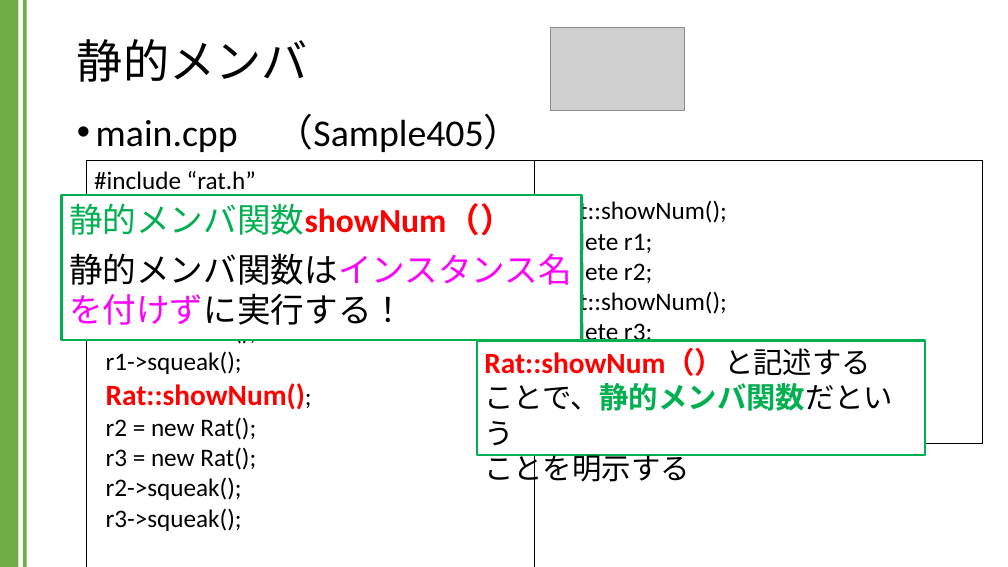
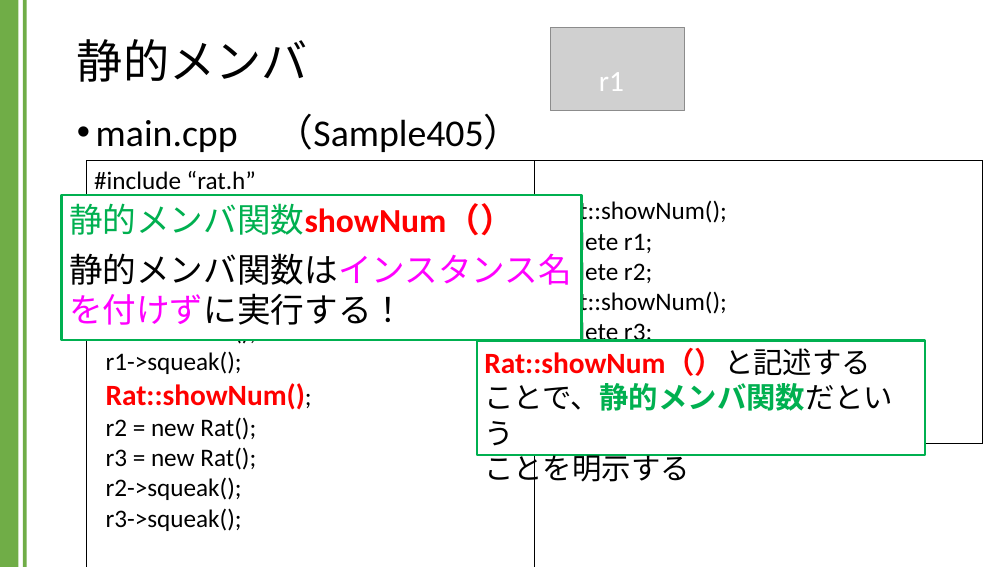
Before and after one commit to kic-murata/cpp2024, a slide deck: slide 20 of 授業資料/講義資料：静的メンバ.pptx. Drawn at 1008x567 pixels with LibreOffice and Linux fonts; fonts in the diff are those of the drawing; grey boxes stand for pictures. Boxes give left, top, right and bottom in pixels: in the first picture for what was removed or moved away, otherwise in the second. Text is boxed around its words. In the diff, an @@ line names an element or a change of style, - is before the commit and + after.

```diff
--- a/授業資料/講義資料：静的メンバ.pptx
+++ b/授業資料/講義資料：静的メンバ.pptx
@@ text added at (599, 72, 624, 91), 28 pt, text #FFFFFF @@
+r1
```
Also in this commit, not shown: 4 other slides changed, 4 other files.
